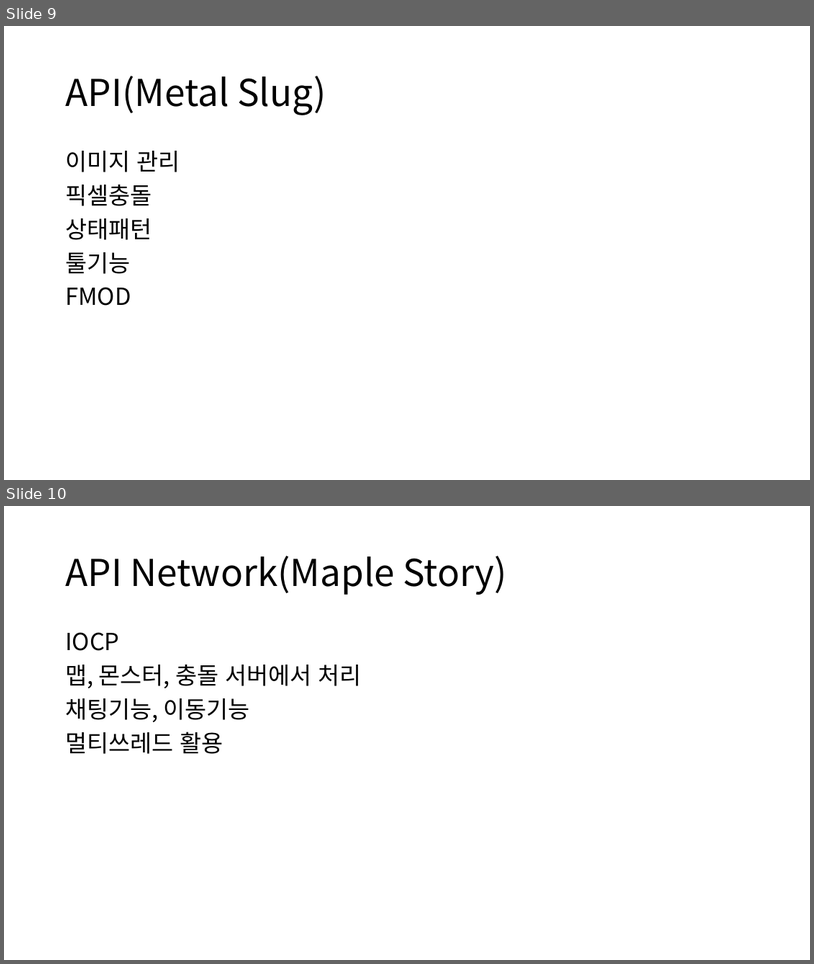
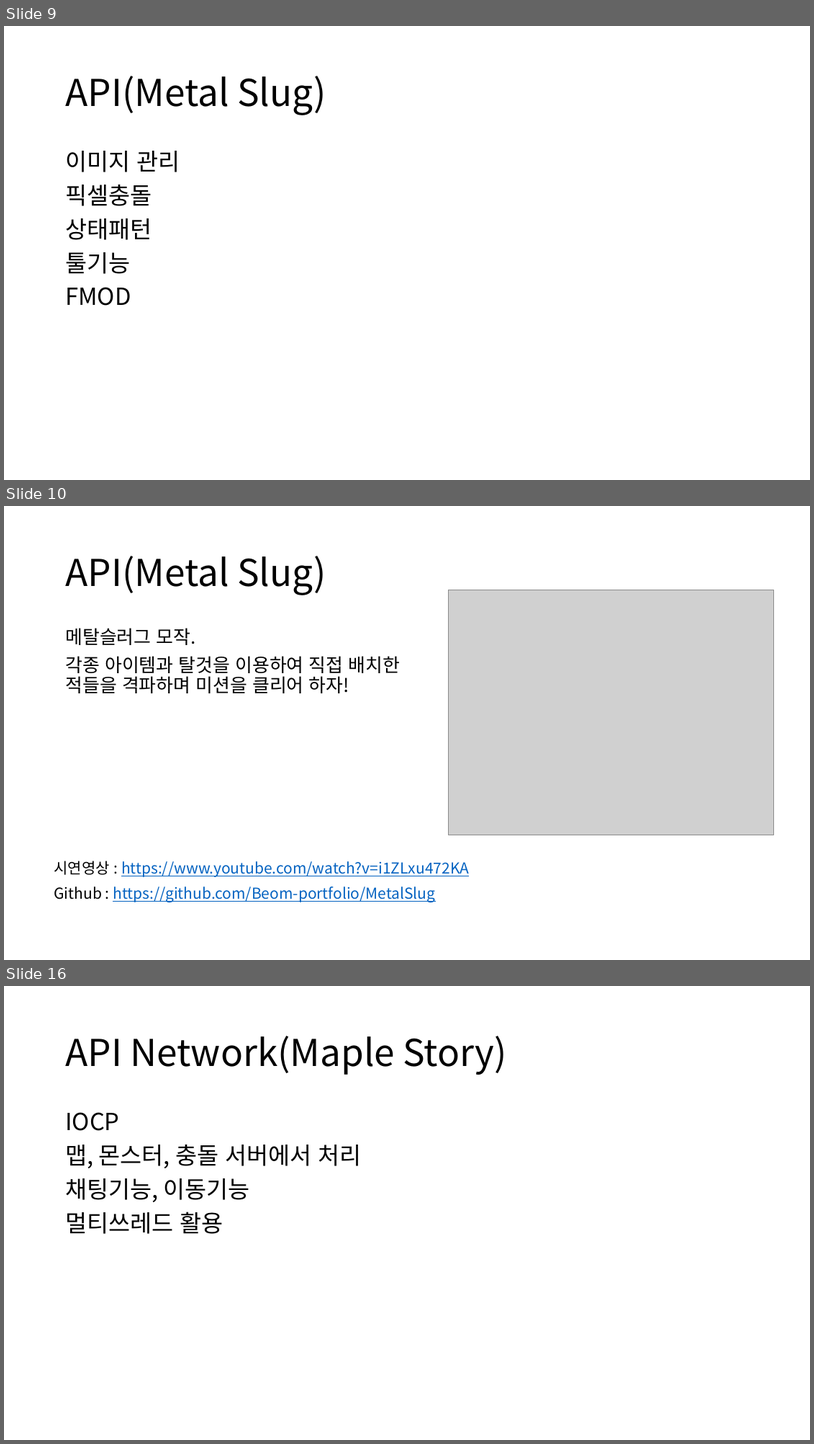
Before and after one commit to GanZiPokPung/SHARE_FILES, a slide deck: 포트폴리오 설명/포트폴리오 소개.pptx. Shown one above the other, each under a label of ours: slides 9 and 10 before the commit, slides 9, 10 and 16 after it; the slides between them are not shown. The pictures are 814x964 and 814x1444 pixels, drawn with LibreOffice and Linux fonts; fonts in the diff are those of the drawing; grey boxes stand for pictures. Boxes give left, top, right and bottom in pixels: in the first picture for what was removed or moved away, otherwise in the second. Text is boxed around its words. In the diff, an @@ line names an element or a change of style, - is before the commit and + after.

```diff
--- a/포트폴리오 설명/포트폴리오 소개.pptx
+++ b/포트폴리오 설명/포트폴리오 소개.pptx
@@ slide 10 added at (4,506,810,960), background #FFFFFF @@
@@ title added at (65,556,326,595), 44 pt, text #000000 @@
+API(Metal Slug)
@@ picture added at (449,590,774,834) @@
@@ text added at (65,628,400,693), 22.2 pt, text #000000 @@
+메탈슬러그 모작.
+각종 아이템과 탈것을 이용하여 직접 배치한 적들을 격파하며 미션을 클리어 하자!
@@ text added at (54,860,469,902), 18 pt, text #0563C1, underline @@
+시연영상 : https://www.youtube.com/watch?v=i1ZLxu472KA
+Github : https://github.com/Beom-portfolio/MetalSlug
@@ what was slide 10 is now slide 16 @@
```
Also in this commit, not shown: 5 other slides added, 1 other file.
